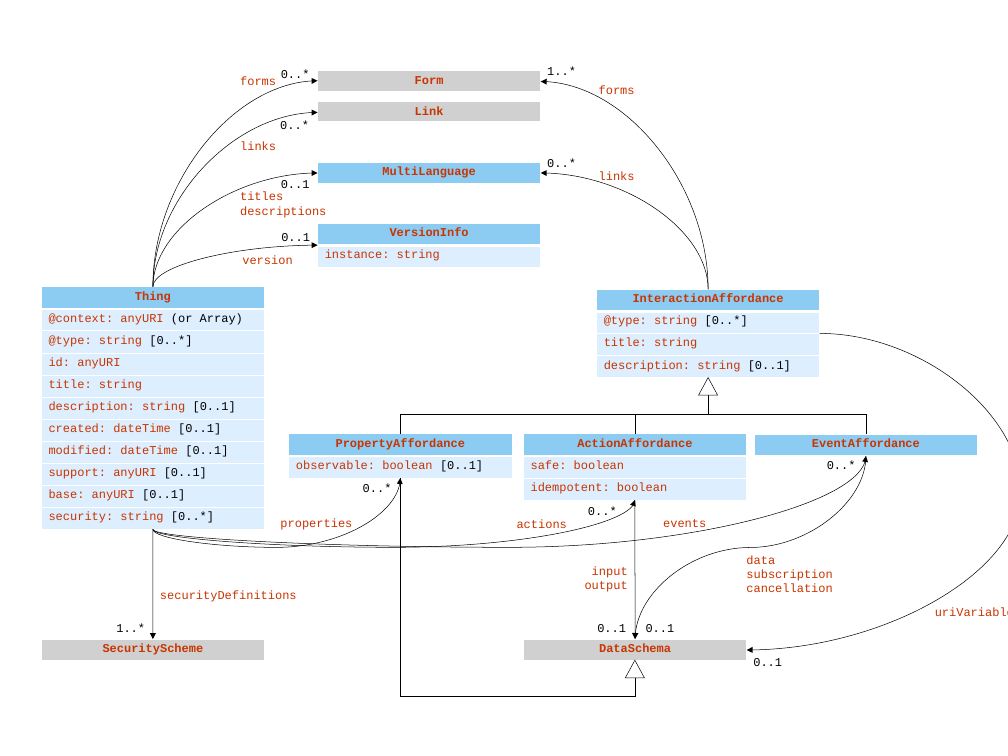
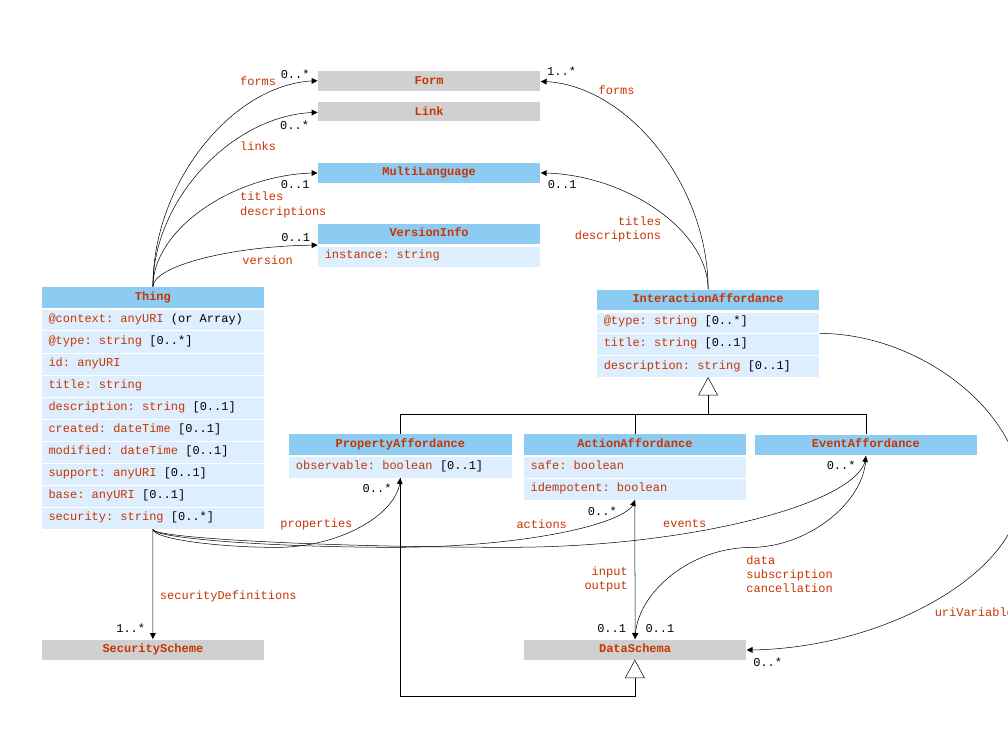
Before and after one commit to w3c/wot-thing-description, a slide deck: slide 1 of images/uml-overview.pptx. Drawn at 1008x756 pixels with LibreOffice and Linux fonts; fonts in the diff are those of the drawing. Boxes give left, top, right and bottom in pixels: in the first picture for what was removed or moved away, otherwise in the second. Text is boxed around its words. In the diff, an @@ line names an element or a change of style, - is before the commit and + after.

```diff
--- a/images/uml-overview.pptx
+++ b/images/uml-overview.pptx
@@ text at bbox=[548, 180, 577, 188]: text changed @@
-0..*
+0..1
@@ text at bbox=[575, 216, 661, 242]: text changed @@
-links
+titles
+descriptions
@@ table at bbox=[597, 289, 820, 378] @@
-row 3, column 1: title: string
+row 3, column 1: title: string [0..1]
@@ text at bbox=[753, 657, 782, 666]: text changed @@
-0..1
+0..*
```
Also in this commit, not shown: 1 other file.
